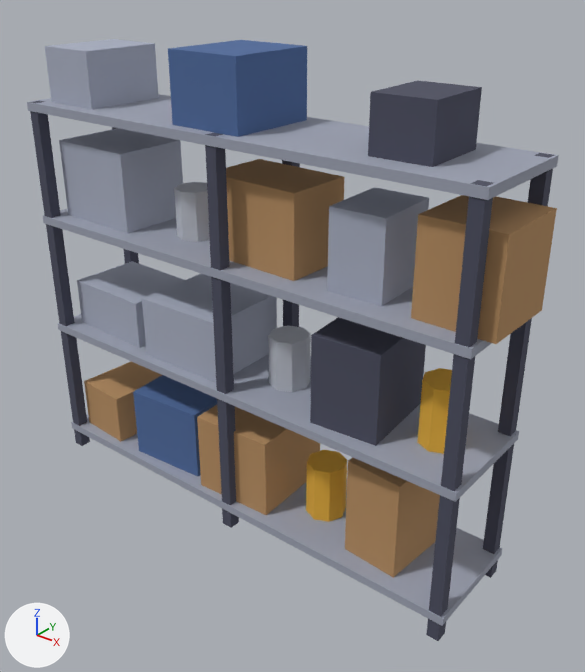
A saved change to the FBX model Assets/_Project/Art/Environment/LabKit/Meshes/Shelf_Storage.fbx.
One viewpoint serves both versions: a 50 mm lens placed at (2.83, -3.22, 3.25), pointed at (0.23, 0.03, 1.24). The axes (+X, +Y, +Z) are drawn at lower left. The lights are the same throughout. The first picture is the older version.

Names of what the first picture shows: 'Shelf_Storage'.
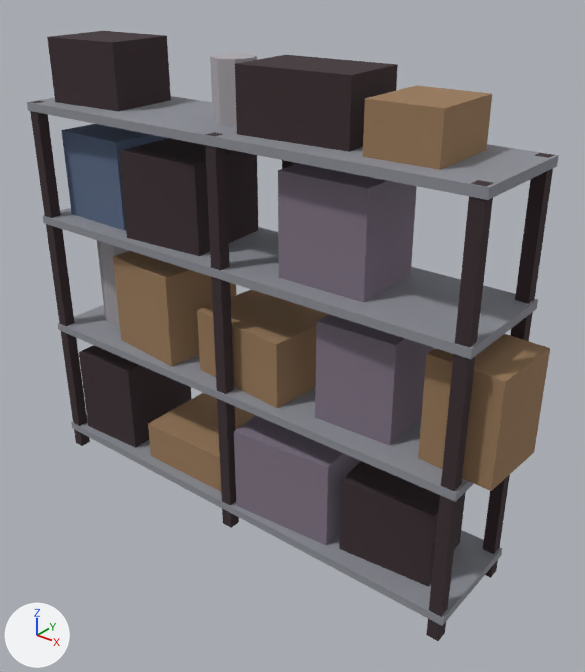
Patch to the scene script:
```diff
--- a/Assets/_Project/Art/Environment/LabKit/Meshes/Shelf_Storage.fbx.py
+++ b/Assets/_Project/Art/Environment/LabKit/Meshes/Shelf_Storage.fbx.py
@@ mat_lab_metaldark @@
 mat_lab_metaldark = principled_material('Lab_MetalDark')
-mat_lab_metaldark.base_color = (0.0723, 0.0762, 0.117)  # greyish blue #4c4e60
+mat_lab_metaldark.base_color = (0.0423, 0.0252, 0.0296)  # dark grey #3a2c30
 mat_lab_metaldark.roughness = 1.0
@@ mat_lab_metal @@
 mat_lab_metal = principled_material('Lab_Metal')
-mat_lab_metal.base_color = (0.337, 0.361, 0.445)  # grey #9da2b2
+mat_lab_metal.base_color = (0.266, 0.275, 0.309)  # grey #8d8f97
 mat_lab_metal.roughness = 1.0
@@ mat_lab_cardboard @@
 mat_lab_cardboard = principled_material('Lab_Cardboard')
-mat_lab_cardboard.base_color = (0.479, 0.275, 0.122)  # orange #b88f62
+mat_lab_cardboard.base_color = (0.323, 0.195, 0.102)  # brown #9a7a5a
 mat_lab_cardboard.roughness = 1.0
@@ mat_lab_fabricblue @@
 mat_lab_fabricblue = principled_material('Lab_FabricBlue')
-mat_lab_fabricblue.base_color = (0.0762, 0.144, 0.332)  # blue #4e6a9c
+mat_lab_fabricblue.base_color = (0.102, 0.144, 0.238)  # blue #5a6a86
 mat_lab_fabricblue.roughness = 1.0
@@ mat_lab_walllight @@
 mat_lab_walllight = principled_material('Lab_WallLight')
-mat_lab_walllight.base_color = (0.397, 0.429, 0.533)  # light grey #a9afc1
+mat_lab_walllight.base_color = (0.216, 0.175, 0.231)  # grey #807484
 mat_lab_walllight.roughness = 1.0
@@ mat_lab_steel @@
 mat_lab_steel = principled_material('Lab_Steel')
-mat_lab_steel.base_color = (0.539, 0.565, 0.631)  # light grey #c2c6d0
+mat_lab_steel.base_color = (0.418, 0.397, 0.423)  # grey #ada9ae
 mat_lab_steel.roughness = 1.0
@@ me_shelf_storage @@
-me_shelf_storage.from_pydata(...)  # 256 vertices, 224 faces; spans x -1.5..1.57, y -0.34..0.34, z 0.0..2.78
+me_shelf_storage.from_pydata(...)  # 224 vertices, 184 faces; spans x -1.5..1.64, y -0.34..0.34, z 0.0..2.77
+# me_shelf_storage part 1: the loose piece of 8 vertices spanning x -0.89..-0.33, y -0.28..0.28, z 0.17..0.63 is scaled about its middle by (0.913, 1.07, 1.28), then moved by (-0.54, 0.0, 0.06), in mat_lab_metaldark (dark grey #3a2c30)
+# me_shelf_storage part 2: a new loose piece, a box spanning x -0.74..-0.1, y -0.27..0.27, z 0.17..0.42, in mat_lab_cardboard (brown #9a7a5a)
+# me_shelf_storage part 3: the loose piece of 8 vertices spanning x 0.55..0.99, y -0.27..0.27, z 0.95..1.47 is scaled about its middle by (-1.31, 1.03, 1.11), then moved by (-1.45, 0.0, 0.03), in mat_lab_cardboard (brown #9a7a5a)
+# me_shelf_storage part 4: a new loose piece, an 8-sided cylinder along z spanning x -1.35..-1.11, y -0.12..0.12, z 0.95..1.53, in mat_lab_steel (grey #ada9ae)
+# me_shelf_storage part 5: the loose piece of 8 vertices spanning x 0.63..0.95, y -0.21..0.21, z 1.7..2.13 is scaled about its middle by (1.48, 1.02, 1.32), then moved by (0.02, 0.0, -0.68)
+# me_shelf_storage part 6: the loose piece of 8 vertices spanning x 1.13..1.57, y -0.24..0.24, z 1.7..2.19 is scaled about its middle by (0.948, 0.928, 1.18), then moved by (0.08, 0.0, -0.71)
+# me_shelf_storage part 7: the loose piece of 8 vertices spanning x -1.38..-0.8, y -0.24..0.24, z 1.7..2.17 is scaled about its middle by (0.909, 0.896, 1.12), then moved by (-0.03, 0.0, 0.03), in mat_lab_fabricblue (blue #5a6a86)
+# me_shelf_storage part 8: the loose piece of 8 vertices spanning x -0.28..0.27, y -0.3..0.3, z 0.17..0.67 is scaled about its middle by (1.06, 0.963, 1.01), then moved by (-0.49, 0.0, 1.53), in mat_lab_metaldark (dark grey #3a2c30)
+# me_shelf_storage part 9: a new loose piece, a box spanning x 0.33..0.86, y -0.22..0.22, z 1.7..2.26, in mat_lab_walllight (grey #807484)
+# me_shelf_storage part 10: the loose piece of 8 vertices spanning x -0.17..0.44, y -0.21..0.21, z 1.7..2.16 is scaled about its middle by (-1.08, 1.04, 0.728), then moved by (0.26, 0.0, 0.64), in mat_lab_metaldark (dark grey #3a2c30)
+# me_shelf_storage part 11: a new loose piece, an 8-sided cylinder along z spanning x -0.25..-0.01, y -0.12..0.12, z 2.4..2.73, in mat_lab_steel (grey #ada9ae)
+# me_shelf_storage part 12: the loose piece of 8 vertices spanning x 0.84..1.17, y -0.21..0.21, z 2.4..2.68 is scaled about its middle by (1.18, 1.1, 0.906), then moved by (0.01, 0.0, -0.01), in mat_lab_cardboard (brown #9a7a5a)
+# me_shelf_storage part 13: the loose piece of 8 vertices spanning x -1.39..-0.99, y -0.26..0.26, z 2.4..2.71 is rebuilt with 8 vertices and now spans x -1.4..-0.84, y -0.24..0.24, z 2.4..2.77, in mat_lab_metaldark (dark grey #3a2c30)
+# me_shelf_storage part 14: the loose piece of 8 vertices spanning x 0.81..1.18, y -0.25..0.25, z 0.17..0.77 is rebuilt with 8 vertices and now spans x 0.74..1.33, y -0.24..0.24, z 0.17..0.64, in mat_lab_metaldark (dark grey #3a2c30)
+# me_shelf_storage part 15: 7 loose pieces with 88 vertices, spanning x -1.4..1.34, y -0.29..0.29, z 0.17..2.78, are deleted
+# me_shelf_storage part 16: 8 vertices removed from x -0.69..-0.09, y -0.28..0.28, z 0.95..1.33; 16 vertices added at x -0.28..0.71, y -0.31..0.31, z 0.17..1.34
 me_shelf_storage.materials.append(mat_lab_metaldark)
@@ me_shelf_storage @@
 me_shelf_storage.materials.append(mat_lab_fabricblue)
-me_shelf_storage.materials.append(mat_lab_hazard)  # orange #e9b23c
 me_shelf_storage.materials.append(mat_lab_walllight)
```

Location of each change, [x1, y1, x2, y2] in pixels of the pictures (585 x 672 px; the box of a moved part takes in the faces that stretch with it):
'Shelf_Storage', recoloured, reshaped
    before: [27, 39, 559, 641]
    after: [27, 31, 559, 641]
part 1 of me_shelf_storage, moved or reshaped
    before: [133, 375, 217, 476]
    after: [79, 345, 192, 448]
part 2 of me_shelf_storage, added (brown)
    after: [148, 393, 256, 491]
part 3 of me_shelf_storage, moved or reshaped
    before: [310, 317, 426, 446]
    after: [113, 251, 236, 366]
part 4 of me_shelf_storage, added
    after: [97, 240, 129, 324]
part 5 of me_shelf_storage, moved or reshaped
    before: [327, 187, 429, 306]
    after: [315, 314, 434, 446]
part 6 of me_shelf_storage, moved or reshaped
    before: [411, 195, 557, 344]
    after: [418, 334, 550, 491]
part 7 of me_shelf_storage, moved or reshaped
    before: [59, 128, 183, 233]
    after: [61, 124, 167, 231]
part 8 of me_shelf_storage, moved or reshaped
    before: [197, 405, 320, 515]
    after: [119, 138, 258, 256]
part 9 of me_shelf_storage, added
    after: [278, 164, 417, 303]
part 10 of me_shelf_storage, moved or reshaped
    before: [226, 159, 344, 281]
    after: [235, 55, 398, 152]
part 11 of me_shelf_storage, added
    after: [210, 53, 257, 126]
part 12 of me_shelf_storage, moved or reshaped
    before: [368, 80, 482, 167]
    after: [363, 85, 492, 170]
part 13 of me_shelf_storage, rebuilt (9% wider, 12% taller)
    before: [45, 39, 159, 110]
    after: [47, 31, 171, 111]
part 14 of me_shelf_storage, rebuilt
    before: [345, 458, 440, 577]
    after: [339, 461, 466, 587]
part 15 of me_shelf_storage, deleted
    before: [77, 40, 452, 522]
part 16 of me_shelf_storage, moved or reshaped
    before: [142, 274, 277, 382]
    after: [197, 289, 361, 545]
